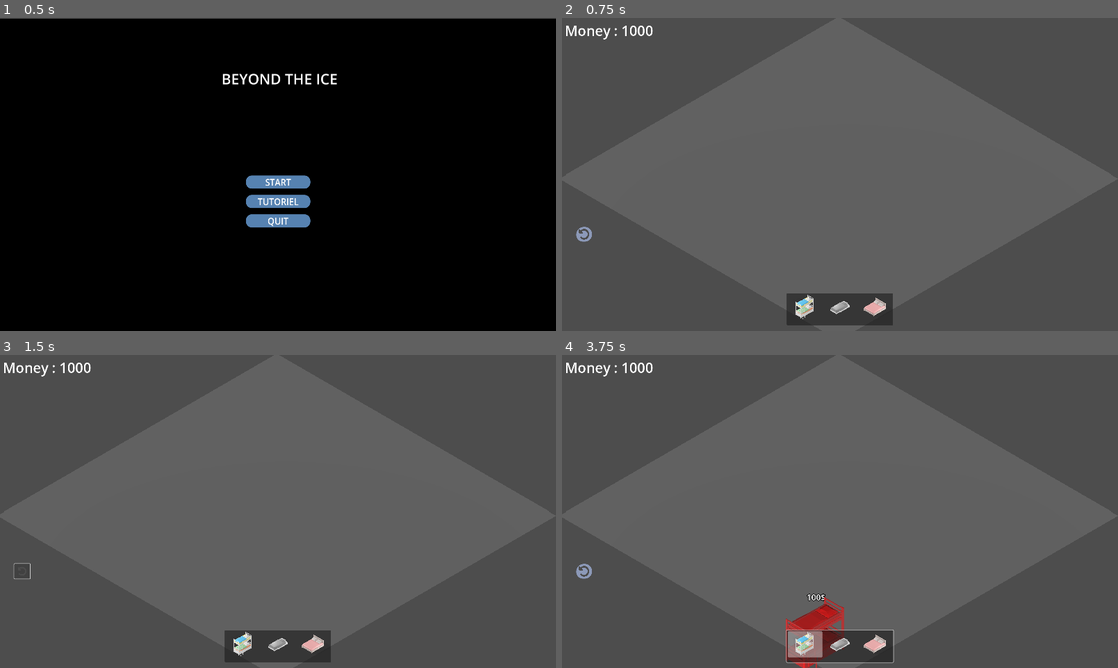
Above: before the commit, frames 1-4 (two rows, left to right).
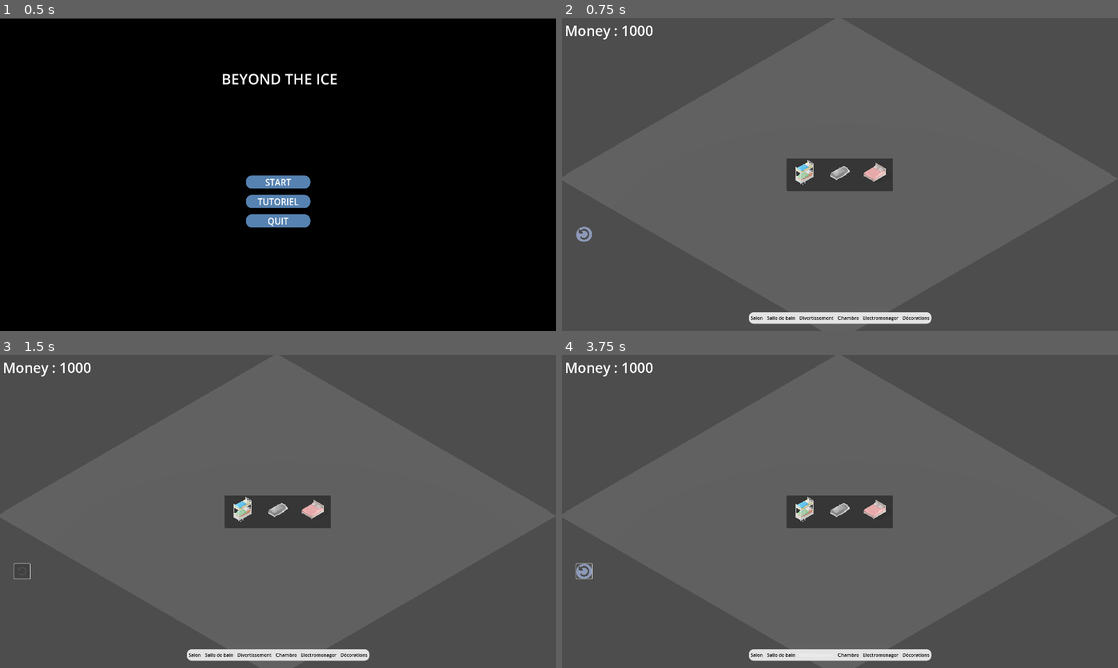
Above: after the commit, the same moments.

Repository: ygr671/beyond-the-ice
Game: Godot game, scene res://menu_principal/menu_principal.tscn
The game is run twice, just before and just after one commit, with the same random seed, the same clock (stepped at 60 frames per second) and the same inputs.
Inputs (mouse positions are in pixels of both pictures, inside the frame that each line leads up to):
- Up to frame 1 (0.5 s): no input
- Up to frame 2 (0.75 s): click "START" at 0.5 s
- Up to frame 3 (1.5 s): click (22, 570) at 1.25 s
- Up to frame 4 (3.75 s): click (756, 655) at 2 s, where only the run after the commit has a clickable "Salon"; click (778, 655) at 2.75 s, where only the run after the commit has a clickable "Salle de bain"; click (817, 655) at 3.5 s, where only the run after the commit has a clickable "Divertissement"

Frame 1 is identical in both runs. In frame 2, 4.4% of the frame differs, in the area x 33-67%, y 44-99%; in frame 3, 4.4%; in frame 4, 5.2%, in the area x 2-67%, y 44-100%.

Commit message:
Fix boutton undo

Diff:
--- a/Scenes/UIObjectsSelection.tscn
+++ b/Scenes/UIObjectsSelection.tscn
@@ -1,9 +1,58 @@
-[gd_scene load_steps=5 format=3 uid="uid://cly3vguseol5j"]
+[gd_scene load_steps=10 format=3 uid="uid://cly3vguseol5j"]
 
 [ext_resource type="Script" uid="uid://bnelnaiqbad20" path="res://Scripts/ui_objects_selection.gd" id="1_ea02u"]
 [ext_resource type="Texture2D" uid="uid://c0jtbgwno41eu" path="res://Import/Icon/litSuperposer.png" id="1_uhs4y"]
 [ext_resource type="Texture2D" uid="uid://fu6ebya3n465" path="res://Import/Icon/litSimple.png" id="2_lkon2"]
 [ext_resource type="Texture2D" uid="uid://ccfxskfsmevt5" path="res://Import/Icon/litDouble.png" id="3_sbbsm"]
+
+[sub_resource type="StyleBoxFlat" id="StyleBoxFlat_3fyeh"]
+bg_color = Color(0.89411765, 0.89411765, 0.89411765, 1)
+border_width_left = 1
+border_width_top = 1
+border_width_right = 1
+border_width_bottom = 1
+border_color = Color(0.7372549, 0.7372549, 0.7372549, 1)
+corner_radius_top_left = 16
+corner_radius_top_right = 16
+corner_radius_bottom_right = 16
+corner_radius_bottom_left = 16
+corner_detail = 16
+
+[sub_resource type="StyleBoxFlat" id="StyleBoxFlat_ea02u"]
+bg_color = Color(0, 0, 0, 0)
+border_width_left = 5
+border_width_right = 5
+corner_radius_top_left = 8
+corner_radius_top_right = 8
+corner_radius_bottom_right = 8
+corner_radius_bottom_left = 8
+
+[sub_resource type="StyleBoxFlat" id="StyleBoxFlat_7vsoc"]
+bg_color = Color(0.27, 0.27, 0.27, 1)
+border_width_left = 5
+border_width_right = 5
+corner_radius_top_left = 12
+corner_radius_top_right = 12
+corner_radius_bottom_right = 12
+corner_radius_bottom_left = 12
+
+[sub_resource type="StyleBoxFlat" id="StyleBoxFlat_p3gva"]
+bg_color = Color(0.68235296, 0.8784314, 1, 1)
+border_width_left = 5
+border_width_right = 5
+corner_radius_top_left = 8
+corner_radius_top_right = 8
+corner_radius_bottom_right = 8
+corner_radius_bottom_left = 8
+
+[sub_resource type="StyleBoxFlat" id="StyleBoxFlat_gngrj"]
+bg_color = Color(0.6666667, 0.6666667, 0.6666667, 1)
+border_width_left = 5
+border_width_right = 5
+corner_radius_top_left = 8
+corner_radius_top_right = 8
+corner_radius_bottom_right = 8
+corner_radius_bottom_left = 8
 
 [node name="UIobjects" type="Control"]
 layout_mode = 3
@@ -17,17 +66,17 @@
 
 [node name="ItemList" type="ItemList" parent="."]
 layout_mode = 1
-anchors_preset = -1
+anchors_preset = 8
 anchor_left = 0.5
-anchor_top = 1.0
+anchor_top = 0.5
 anchor_right = 0.5
-anchor_bottom = 1.0
+anchor_bottom = 0.5
 offset_left = -183.0
-offset_top = -131.0
+offset_top = -55.5
 offset_right = 183.0
-offset_bottom = -20.0
+offset_bottom = 55.5
 grow_horizontal = 2
-grow_vertical = 0
+grow_vertical = 2
 item_count = 3
 max_columns = 3
 icon_scale = 0.18
@@ -45,4 +94,89 @@
 theme_override_font_sizes/font_size = 48
 text = "Money : -1"
 
+[node name="PanelContainer" type="PanelContainer" parent="."]
+layout_mode = 1
+anchors_preset = -1
+anchor_left = 0.5
+anchor_top = 1.0
+anchor_right = 0.5
+anchor_bottom = 1.0
+offset_left = -140.0
+offset_top = -65.0
+offset_right = 140.0
+offset_bottom = -25.0
+grow_horizontal = 2
+grow_vertical = 0
+theme_override_styles/panel = SubResource("StyleBoxFlat_3fyeh")
+
+[node name="HBoxContainer" type="HBoxContainer" parent="PanelContainer"]
+layout_mode = 2
+
+[node name="Salon" type="Button" parent="PanelContainer/HBoxContainer"]
+layout_mode = 2
+focus_mode = 0
+theme_override_colors/font_color = Color(0, 0, 0, 1)
+theme_override_styles/normal = SubResource("StyleBoxFlat_ea02u")
+theme_override_styles/hover = SubResource("StyleBoxFlat_7vsoc")
+theme_override_styles/hover_pressed = SubResource("StyleBoxFlat_p3gva")
+theme_override_styles/disabled = SubResource("StyleBoxFlat_gngrj")
+text = "Salon
+"
+flat = true
+
+[node name="Salle de bain" type="Button" parent="PanelContainer/HBoxContainer"]
+layout_mode = 2
+focus_mode = 0
+theme_override_colors/font_color = Color(0, 0, 0, 1)
+theme_override_styles/normal = SubResource("StyleBoxFlat_ea02u")
+theme_override_styles/hover = SubResource("StyleBoxFlat_7vsoc")
+theme_override_styles/hover_pressed = SubResource("StyleBoxFlat_p3gva")
+theme_override_styles/disabled = SubResource("StyleBoxFlat_gngrj")
+text = "Salle de bain"
+flat = true
+
+[node name="Divertissement" type="Button" parent="PanelContainer/HBoxContainer"]
+layout_mode = 2
+focus_mode = 0
+theme_override_colors/font_color = Color(0, 0, 0, 1)
+theme_override_styles/normal = SubResource("StyleBoxFlat_ea02u")
+theme_override_styles/hover = SubResource("StyleBoxFlat_7vsoc")
+theme_override_styles/hover_pressed = SubResource("StyleBoxFlat_p3gva")
+theme_override_styles/disabled = SubResource("StyleBoxFlat_gngrj")
+text = "Divertissement"
+flat = true
+
+[node name="Chambre" type="Button" parent="PanelContainer/HBoxContainer"]
+layout_mode = 2
+focus_mode = 0
+theme_override_colors/font_color = Color(0, 0, 0, 1)
+theme_override_styles/normal = SubResource("StyleBoxFlat_ea02u")
+theme_override_styles/hover = SubResource("StyleBoxFlat_7vsoc")
+theme_override_styles/hover_pressed = SubResource("StyleBoxFlat_p3gva")
+theme_override_styles/disabled = SubResource("StyleBoxFlat_gngrj")
+text = "Chambre"
+flat = true
+
+[node name="Elecrtomenager" type="Button" parent="PanelContainer/HBoxContainer"]
+layout_mode = 2
+focus_mode = 0
+theme_override_colors/font_color = Color(0, 0, 0, 1)
+theme_override_styles/normal = SubResource("StyleBoxFlat_ea02u")
+theme_override_styles/hover = SubResource("StyleBoxFlat_7vsoc")
+theme_override_styles/hover_pressed = SubResource("StyleBoxFlat_p3gva")
+theme_override_styles/disabled = SubResource("StyleBoxFlat_gngrj")
+text = "Electromenager"
+flat = true
+
+[node name="Décorations" type="Button" parent="PanelContainer/HBoxContainer"]
+layout_mode = 2
+focus_mode = 0
+theme_override_colors/font_color = Color(0, 0, 0, 1)
+theme_override_styles/normal = SubResource("StyleBoxFlat_ea02u")
+theme_override_styles/hover = SubResource("StyleBoxFlat_7vsoc")
+theme_override_styles/hover_pressed = SubResource("StyleBoxFlat_p3gva")
+theme_override_styles/disabled = SubResource("StyleBoxFlat_gngrj")
+text = "Décorations"
+flat = true
+
 [connection signal="item_selected" from="ItemList" to="." method="_on_item_list_item_selected"]
--- a/Scripts/ui_objects_selection.gd
+++ b/Scripts/ui_objects_selection.gd
@@ -136,7 +136,9 @@
 
 func _on_button_pressed() -> void:
 	if !placing:
-		if placedObjects.get_child_count() > 0:
+		if placedObjects.get_child_count() > 0 and lastExpenses.size() > 0:
 			var lastObject = placedObjects.get_child(placedObjects.get_child_count() - 1)
+			var sum = lastObject.price
+			set_money(lastExpenses.pop_back())
+			show_floating_text(sum, lastObject.global_transform.origin, get_tree().current_scene)
 			lastObject.queue_free()
-			set_money(lastExpenses.pop_back())
